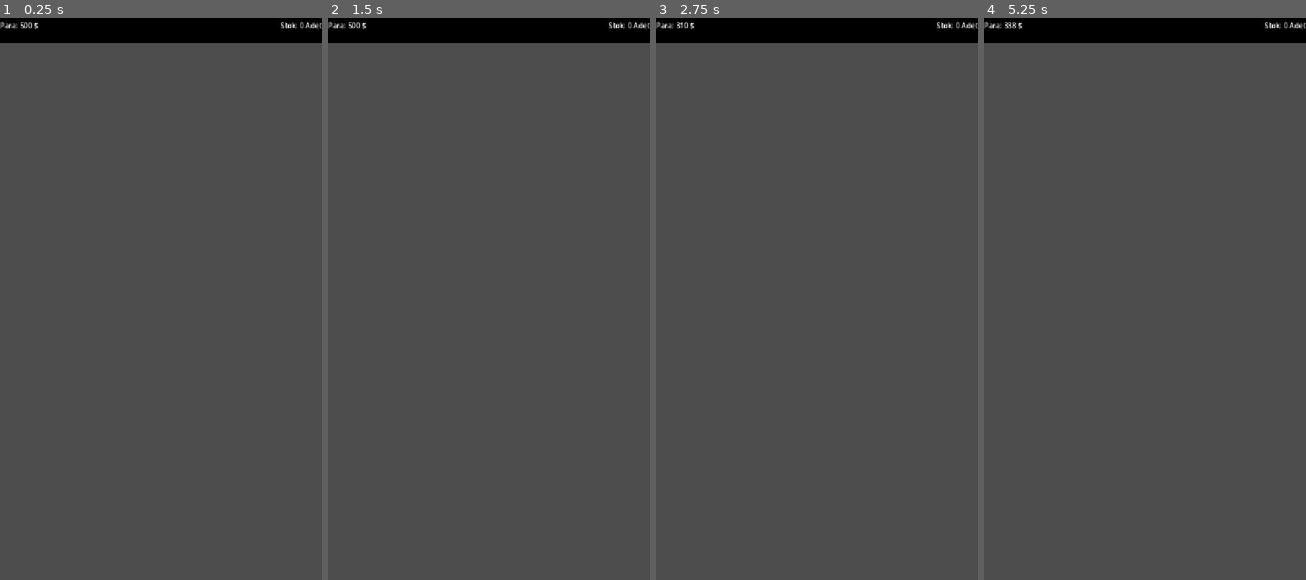
Above: before the commit, frames 1-4 (left to right).
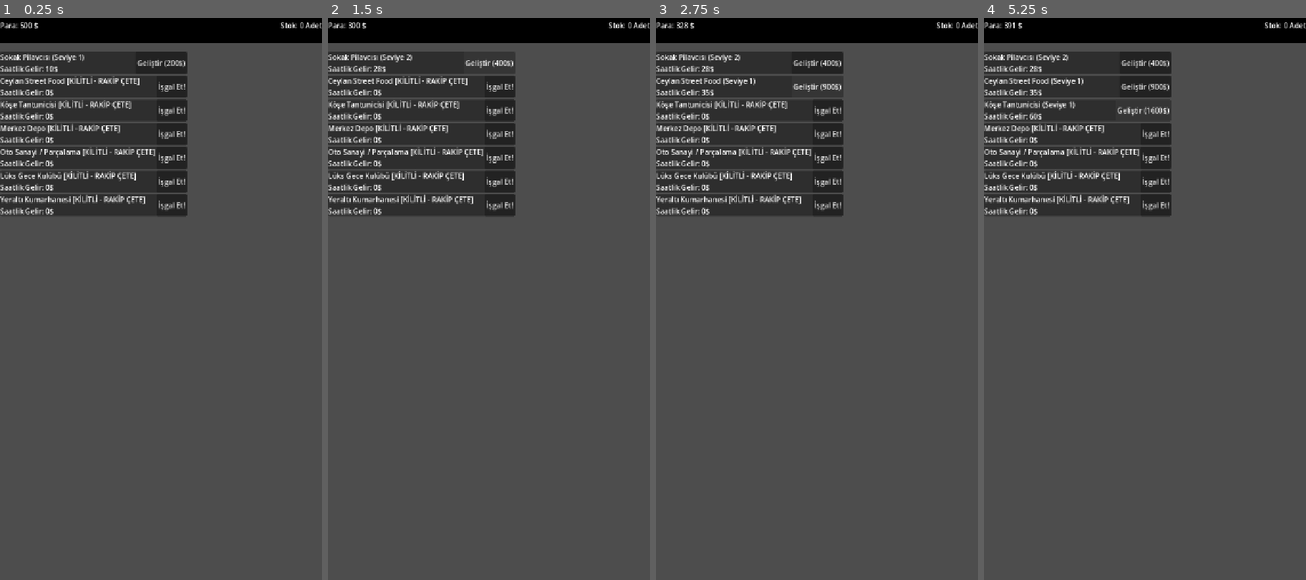
Above: after the commit, the same moments.

Repository: tunahandv/UndergroundManager
Game: Godot game, scene res://game/scenes/TestMerkezi.tscn
Two runs of this game, one before a commit and one after it. Both use one fixed random seed, a clock stepped at 60 frames per second and the inputs below.
Inputs (mouse positions are in pixels of both pictures, inside the frame that each line leads up to):
- Up to frame 1 (0.25 s): no input
- Up to frame 2 (1.5 s): click (489, 62) at 0.5 s, where only the run after the commit has a clickable "Geliştir (200$)"; click (489, 62) at 1.25 s, where only the run after the commit has a clickable "Geliştir (400$)"
- Up to frame 3 (2.75 s): click (826, 85) at 2 s, where only the run after the commit has a clickable "İşgal Et!"
- Up to frame 4 (5.25 s): click (1145, 85) at 2.75 s, where only the run after the commit has a clickable "Geliştir (900$)"; click (1145, 62) at 3.5 s, where only the run after the commit has a clickable "Geliştir (400$)"; click (1145, 85) at 4.25 s, where only the run after the commit has a clickable "Geliştir (900$)"; click (1154, 107) at 5 s, where only the run after the commit has a clickable "İşgal Et!"

The runs differ from the first frame. In frame 1, 14% of the frame differs, in the area x 0-59%, y 5-36%; in frame 2, 14%; in frame 3, 14%; in frame 4, 14%.

Commit message:
Invalid assignment of property 'offset_top' on a null instance

Diff:
--- a/underground-manager/TestMerkezi.gd
+++ b/underground-manager/TestMerkezi.gd
@@ -4,19 +4,17 @@
 var zamanlayici: float = 0.0
 
 # Düğümü yakalıyoruz
-@onready var ana_arayuz = $AnaArayuz
+@onready var ana_arayuz = $CanvasLayer/AnaArayuz
 
 func _ready() -> void:
-	# Önce ekonomi motorunu hafızada canlandırıyoruz
 	ekonomi = EkonomiKontrolcu.new()
 
-	# EN GÜVENLİ YOL: Arayüzün yüklenmesi için 1 karecik bekletiyoruz
 	await get_tree().process_frame
 
-	# Şimdi bağlantıyı kuruyoruz
 	if ana_arayuz:
 		ana_arayuz.ekonomi = ekonomi
-		ana_arayuz.arayuzu_guncelle()
+		# İŞTE BURASI DEĞİŞTİ: Artık direkt ilk kurulum fonksiyonunu çağırıyoruz
+		ana_arayuz.ilk_kurulumu_yap()
 
 	print("=== YERALTI İMPARATORLUĞU BAŞLADI ===")
 	print("Başlangıç Parası: ", ekonomi.oyuncu_parasi, "$")
--- a/underground-manager/game/scenes/AnaArayuz.gd
+++ b/underground-manager/game/scenes/AnaArayuz.gd
@@ -1,12 +1,62 @@
 extends Control
 
+# Ekrandaki üst bar yazılarına ulaşıyoruz
+# Üst bar elemanları
 @onready var para_yazisi: Label = $UstBar/ParaYazisi
 @onready var mal_yazisi: Label = $UstBar/MalYazisi
 
-# Tür belirtmeyi kaldırıp serbest bırakıyoruz, böylece hata vermeyecek
-var ekonomi
+# Dükkan listesi elemanları
+@onready var dukkan_kaydirici: ScrollContainer = %DukkanKaydirici
+@onready var dukkan_listesi_kutusu: VBoxContainer = %DukkanListesi
 
+
+# Tasarladığımız dükkan kartı şablonunu koda tanıtıyoruz (Preload)
+const DUKKAN_KARTI_SABLOBU = preload("res://game/scenes/DukkanKarti.tscn")
+
+var ekonomi # TestMerkezi'nden gelecek olan ekonomi motoru
+var kart_listesi: Array = [] # Ekrandaki kartları güncel tutmak için liste
+
+func _ready() -> void:
+	if dukkan_kaydirici:
+		dukkan_kaydirici.offset_top = 100
+
+# Bu fonksiyon TestMerkezi tarafından ekonomi motoru bağlandığında tetiklenecek
+func ilk_kurulumu_yap() -> void:
+	# GÜVENLİK KONTROLÜ: Eğer kutu koda yüklenmediyse veya ekonomi yoksa durdur, hata verme
+	if not dukkan_listesi_kutusu or not ekonomi:
+		print("HATA: DukkanListesi kutusu sahnede bulunamadi veya ekonomi motoru baglanmadi!")
+		return
+
+	# Önce listede eski dükkanlar kalmışsa temizleyelim
+	for cocuk in dukkan_listesi_kutusu.get_children():
+		cocuk.queue_free()
+	kart_listesi.clear()
+
+	# Ekonomi motorundaki 7 mekanı tek tek dönüyoruz
+	for mekan in ekonomi.tum_mekanlar:
+		# Şablondan yeni bir dükkan kartı kopyalıyoruz
+		var yeni_kart = DUKKAN_KARTI_SABLOBU.instantiate()
+
+		# Kartı ekrandaki dikey listenin (VBoxContainer) içine yerleştiriyoruz
+		dukkan_listesi_kutusu.add_child(yeni_kart)
+
+		# Kartın içindeki yazıları ve butonları bu dükkanın verilerine göre dolduruyoruz
+		yeni_kart.karti_hazirla(mekan, self)
+
+		# İleride hızlı güncellemek için listemize kaydediyoruz
+		kart_listesi.append(yeni_kart)
+
+	# İlk verileri ekrana basalım
+	arayuzu_guncelle()
+
+# Hem üst barı hem de dükkan kartlarını tazeleyen ana fonksiyon
 func arayuzu_guncelle() -> void:
 	if ekonomi:
+		# Üst barı güncelle
 		para_yazisi.text = "Para: " + str(int(ekonomi.oyuncu_parasi)) + " $"
 		mal_yazisi.text = "Stok: " + str(ekonomi.oyuncu_mallari) + " Adet"
+
+		# Ekrandaki tüm dükkan kartlarının yazılarını ve maliyetlerini güncelle
+		for kart in kart_listesi:
+			if is_instance_valid(kart):
+				kart.karti_guncelle()
--- /dev/null
+++ b/underground-manager/game/scenes/DukkanKarti.gd
@@ -0,0 +1,43 @@
+extends PanelContainer
+
+# Kartın üzerindeki yazılara ve butona ulaşıyoruz
+@onready var bilgi_yazisi: Label = $HBoxContainer/BilgiYazisi
+@onready var gelistir_butonu: Button = $HBoxContainer/GelistirButonu
+
+var mekan_verisi: Mekan
+var ana_arayuz # Ana arayüze geri haber uçurmak için
+
+# Bu fonksiyonu ana arayüz çağıracak ve kartın içini dolduracak
+func karti_hazirla(p_mekan: Mekan, p_ana_arayuz) -> void:
+	mekan_verisi = p_mekan
+	ana_arayuz = p_ana_arayuz
+	karti_guncelle()
+
+# Kartın üzerindeki metinleri tazeleyen fonksiyon
+func karti_guncelle() -> void:
+	if mekan_verisi:
+		var durum = ""
+		if not mekan_verisi.isgal_edildi_mi:
+			durum = " [KİLİTLİ - RAKİP ÇETE]"
+			gelistir_butonu.text = "İşgal Et!"
+		else:
+			durum = " (Seviye " + str(mekan_verisi.seviye) + ")"
+			var guncel_maliyet = mekan_verisi.gelistirme_maliyeti * (mekan_verisi.seviye * 2.0)
+			gelistir_butonu.text = "Geliştir (" + str(int(guncel_maliyet)) + "$)"
+
+		bilgi_yazisi.text = mekan_verisi.isim + durum + "\nSaatlik Gelir: " + str(int(mekan_verisi.gelir_hesapla())) + "$"
+
+# Butona tıklandığında çalışacak olan Godot Sinyali
+func _on_gelistir_butonu_pressed() -> void:
+	if not mekan_verisi.isgal_edildi_mi:
+		# Şimdilik direkt işgal edilmiş saysın, ileride buraya savaş mekaniği yazacağız
+		mekan_verisi.isgal_edildi_mi = true
+		mekan_verisi.sahip_cete = "Oyuncu_Çetesi"
+		print(mekan_verisi.isim, " İŞGAL EDİLDİ!")
+	else:
+		# Zaten bizimse parayı düşüp seviye atlatmayı dene
+		if ana_arayuz.ekonomi.mekan_gelistir(mekan_verisi.mekan_id):
+			print(mekan_verisi.isim, " oyuncu tarafından geliştirildi!")
+
+	karti_guncelle()
+	ana_arayuz.arayuzu_guncelle()
--- /dev/null
+++ b/underground-manager/game/scenes/DukkanKarti.tscn
@@ -0,0 +1,21 @@
+[gd_scene format=3 uid="uid://cptr1pxua3nbc"]
+
+[ext_resource type="Script" uid="uid://1wn350sfxtux" path="res://game/scenes/DukkanKarti.gd" id="1_ag3y2"]
+
+[node name="DukkanKarti" type="PanelContainer" unique_id=1834004138]
+offset_right = 680.0
+offset_bottom = 140.0
+script = ExtResource("1_ag3y2")
+
+[node name="HBoxContainer" type="HBoxContainer" parent="." unique_id=971481320]
+layout_mode = 2
+
+[node name="BilgiYazisi" type="Label" parent="HBoxContainer" unique_id=1969650275]
+layout_mode = 2
+size_flags_horizontal = 3
+
+[node name="GelistirButonu" type="Button" parent="HBoxContainer" unique_id=1235474371]
+layout_mode = 2
+text = "Geliştir"
+
+[connection signal="pressed" from="HBoxContainer/GelistirButonu" to="." method="_on_gelistir_butonu_pressed"]
--- a/underground-manager/game/scenes/TestMerkezi.tscn
+++ b/underground-manager/game/scenes/TestMerkezi.tscn
@@ -6,7 +6,9 @@
 [node name="TestMerkezi" type="Node2D" unique_id=576771832]
 script = ExtResource("1_u70cd")
 
-[node name="AnaArayuz" type="Control" parent="." unique_id=1043021569]
+[node name="CanvasLayer" type="CanvasLayer" parent="." unique_id=2110376834]
+
+[node name="AnaArayuz" type="Control" parent="CanvasLayer" unique_id=1043021569]
 layout_mode = 3
 anchors_preset = 15
 anchor_right = 1.0
@@ -15,16 +17,15 @@
 grow_vertical = 2
 script = ExtResource("2_iwfgr")
 
-[node name="UstBar" type="ColorRect" parent="AnaArayuz" unique_id=702387388]
+[node name="UstBar" type="ColorRect" parent="CanvasLayer/AnaArayuz" unique_id=702387388]
 layout_mode = 1
 anchors_preset = 10
 anchor_right = 1.0
-offset_right = 720.0
 offset_bottom = 80.0
 grow_horizontal = 2
 color = Color(0.0010853444, 0.0010853446, 0.0010853445, 1)
 
-[node name="ParaYazisi" type="Label" parent="AnaArayuz/UstBar" unique_id=1385848]
+[node name="ParaYazisi" type="Label" parent="CanvasLayer/AnaArayuz/UstBar" unique_id=1385848]
 layout_mode = 1
 anchors_preset = 4
 anchor_top = 0.5
@@ -35,7 +36,7 @@
 grow_vertical = 2
 text = "500$"
 
-[node name="MalYazisi" type="Label" parent="AnaArayuz/UstBar" unique_id=315451608]
+[node name="MalYazisi" type="Label" parent="CanvasLayer/AnaArayuz/UstBar" unique_id=315451608]
 layout_mode = 1
 anchors_preset = 6
 anchor_left = 1.0
@@ -48,3 +49,17 @@
 grow_horizontal = 0
 grow_vertical = 2
 text = "Stok : 0"
+
+[node name="DukkanKaydirici" type="ScrollContainer" parent="CanvasLayer/AnaArayuz" unique_id=1931968081]
+unique_name_in_owner = true
+layout_mode = 1
+anchors_preset = -1
+anchor_right = 1.0
+anchor_bottom = 1.0
+offset_top = 100.0
+grow_horizontal = 2
+grow_vertical = 2
+
+[node name="DukkanListesi" type="VBoxContainer" parent="CanvasLayer/AnaArayuz/DukkanKaydirici" unique_id=857916486]
+unique_name_in_owner = true
+layout_mode = 2
Not shown, added: underground-manager/game/scenes/DukkanKarti.gd.uid
